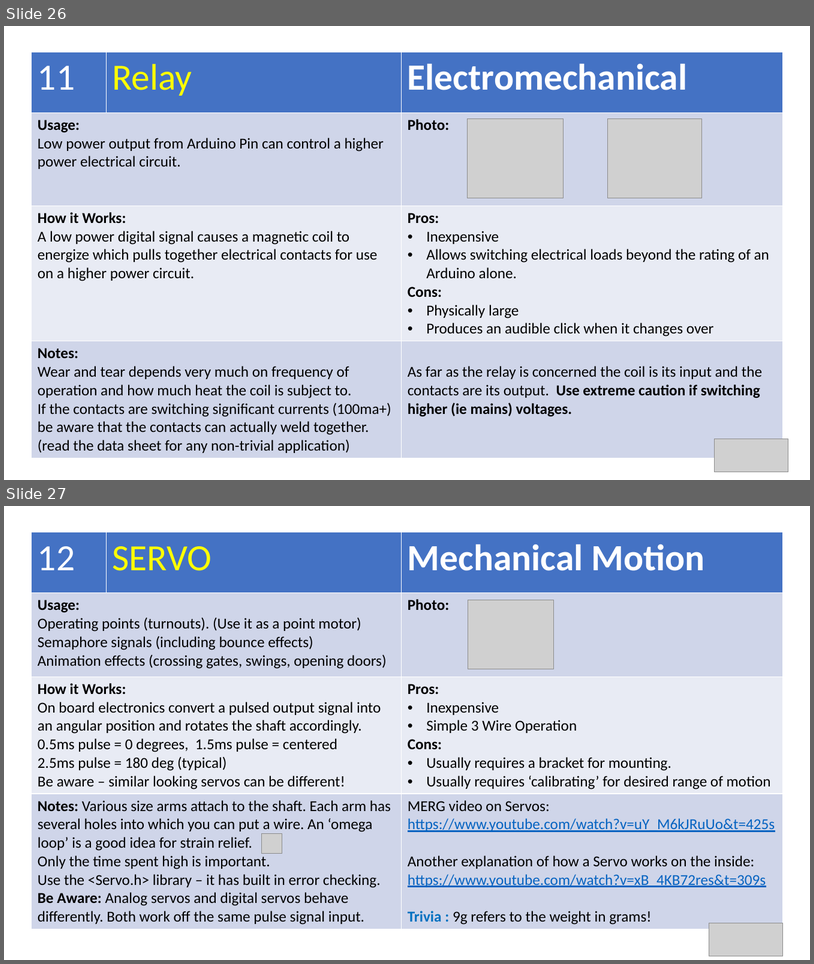
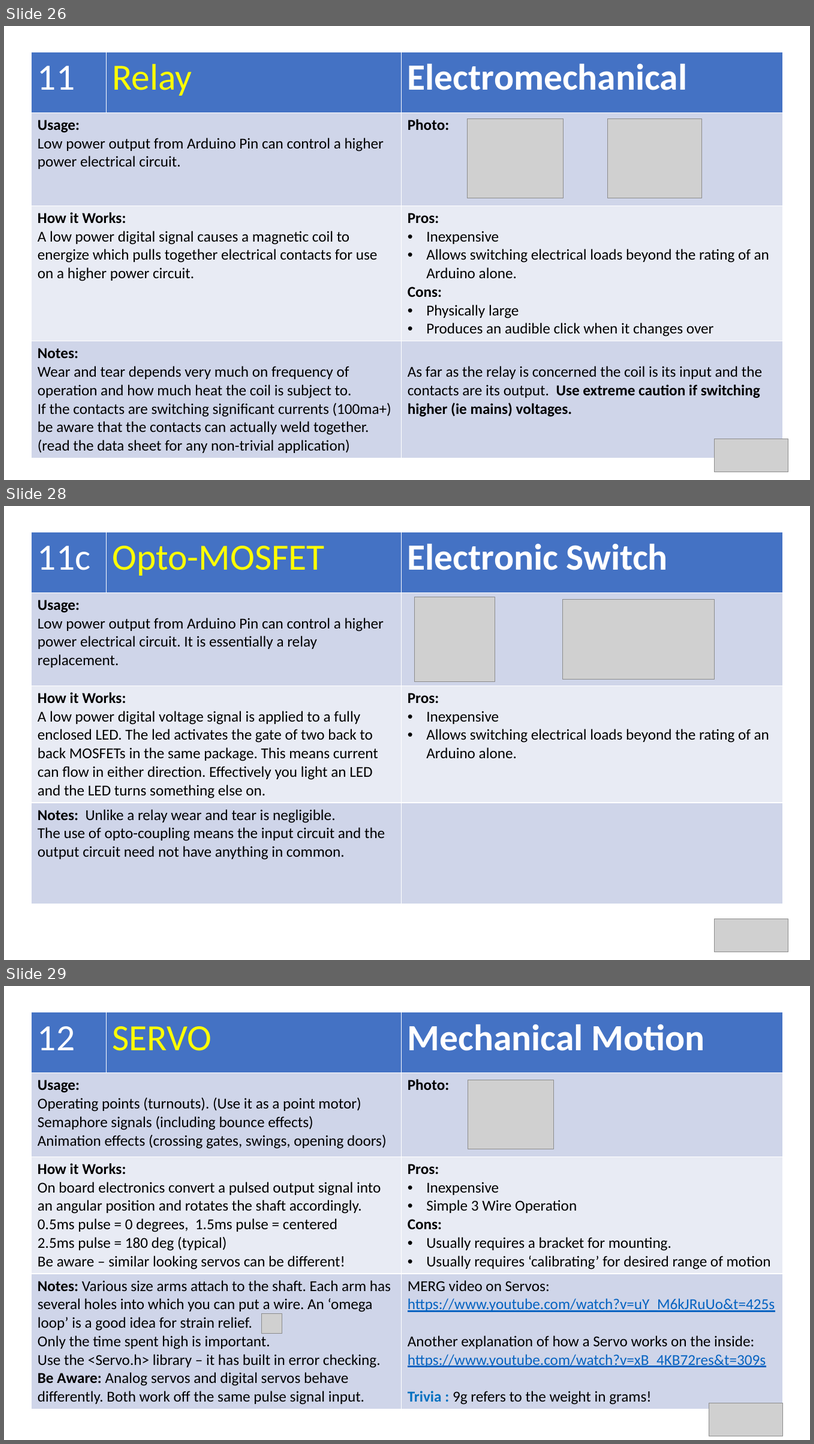
Before and after one commit to Alan-Lomax/MERG-SIG-Presentations, a slide deck: Arduino IO Compendium.pptx. Shown one above the other, each under a label of ours: slides 26 and 27 before the commit, slides 26, 28 and 29 after it; the slides between them are not shown. The pictures are 814x964 and 814x1444 pixels, drawn with LibreOffice and Linux fonts; fonts in the diff are those of the drawing; grey boxes stand for pictures. Boxes give left, top, right and bottom in pixels: in the first picture for what was removed or moved away, otherwise in the second. Text is boxed around its words. In the diff, an @@ line names an element or a change of style, - is before the commit and + after.

```diff
--- a/Arduino IO Compendium.pptx
+++ b/Arduino IO Compendium.pptx
@@ slide 28 added at bbox=[4, 506, 810, 960], background #FFFFFF @@
@@ table added at bbox=[31, 532, 783, 901], 4 rows, 3 columns @@
+11c | Opto-MOSFET | Electronic Switch
+Usage: / Low power output from Arduino Pin can control a higher power electrical circuit. It is essentially a relay replacement. |  | 
+How it Works: / A low power digital voltage signal is applied to a fully enclosed LED. The led activates the gate of two back to back MOSFETs in the same package. This means current can flow in either direction. Effectively you light an LED and the LED turns something else on. |  | Pros: / Inexpensive / Allows switching electrical loads beyond the rating of an Arduino alone.
+Notes: Unlike a relay wear and tear is negligible. / The use of opto-coupling means the input circuit and the output circuit need not have anything in common. |  | 
@@ picture added at bbox=[416, 597, 495, 681] @@
@@ picture added at bbox=[563, 599, 715, 679] @@
@@ picture added at bbox=[716, 919, 789, 951] @@
@@ what was slide 27 is now slide 29 @@
```
Also in this commit, not shown: 5 slides changed, 1 other slide added, 4 other files.
